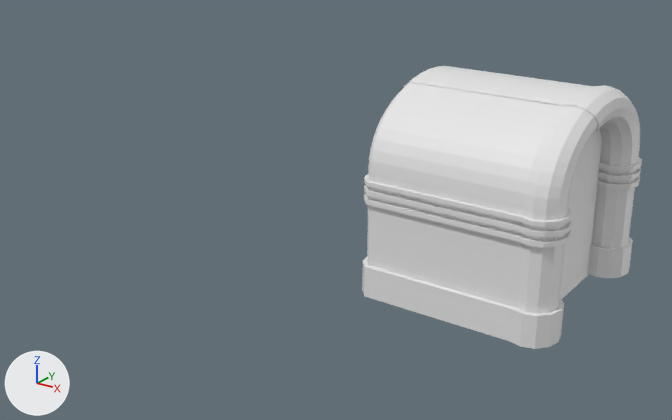
Two versions of the Blender file BlenderModels/GasStation/Interior/Jukebox.blend, one commit apart.
Camera for both pictures: a 50 mm camera at (7.53, -6.12, 4.98) aimed at (2.86, 0.41, 1.95). The axes (+X, +Y, +Z) are drawn at lower left. The lights are the same throughout. The first picture is the older version.

The scene before the commit, as lines of its bpy script (objects in view):
```python
me_jukeboxbody = bpy.data.meshes.new('Jukeboxbody')
me_jukeboxbody.from_pydata(...)  # 1080 vertices, 878 faces, 189 loose edges; spans x -2.11..0.03, y -0.85..0.85, z -1.07..0.49
ob_jukebox = bpy.data.objects.new('Jukebox', me_jukeboxbody)
ob_jukebox.location = (5.013, -0.011, 1.911)
ob_jukebox.rotation_euler = (0.0, 1.571, 0.0)  # degrees (0, 90, 0)
ob_jukebox.scale = (0.757, 1.05, 1.0)
_m = ob_jukebox.modifiers.new('Boolean', 'BOOLEAN')
_m.solver = 'MANIFOLD'
```
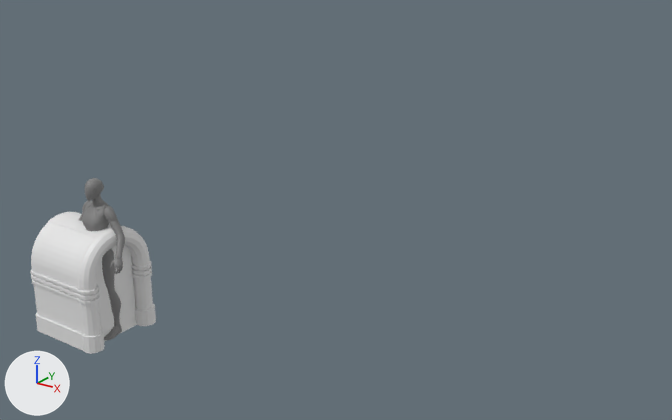
The change in detail:
Material 'MI_Quinn_02' (mat_mi_quinn_02) is new.
Its base color is (0.216, 0.216, 0.216) (grey #808080).
Its roughness is 0.553.
Material 'MI_Quinn_01' (mat_mi_quinn_01) is new.
Its base color is (0.216, 0.216, 0.216) (grey #808080).
Its roughness is 0.553.
Mesh me_skm_quinn_lod0 is new.
It has 46039 vertices, 87280 faces and spans x -52.0..52.0, y -25.0..11.0, z 0.0..180.0.
Faces by material slot: [35612, 51668].
It uses material mat_mi_quinn_01 (grey #808080).
It uses material mat_mi_quinn_02 (grey #808080).
Object 'Jukebox' (ob_jukebox) moves from (5.013, -0.011, 1.911) to (0.0, 0.0, 0.0).
Object 'Jukebox' (ob_jukebox) is rescaled from (0.757, 1.05, 1.0) to (0.608, 0.588, 0.642).
Object 'SKM_Quinn_LOD0' (ob_skm_quinn_lod0) is new; it shows me_skm_quinn_lod0.
Its location is (0.0, 0.0, 0.0).
Its scale is (0.01, 0.01, 0.01).

Where the change shows, as pixel boxes (x1, y1, x2, y2) in the pictures (672 x 420 px):
'Jukebox', moved, rescaled (55% narrower, 50% shorter): before (362, 66, 642, 349); after (30, 212, 156, 354)
'SKM_Quinn_LOD0', added: after (79, 178, 125, 340)
    faces in mat_mi_quinn_01 (grey #808080): (79, 178, 122, 340)
    faces in mat_mi_quinn_02 (grey #808080): (82, 195, 125, 274)
